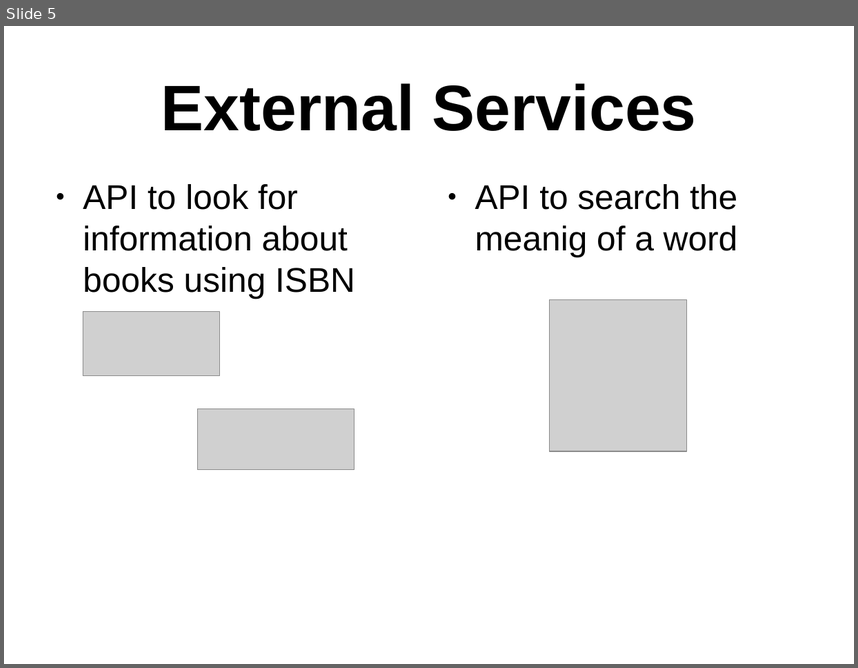
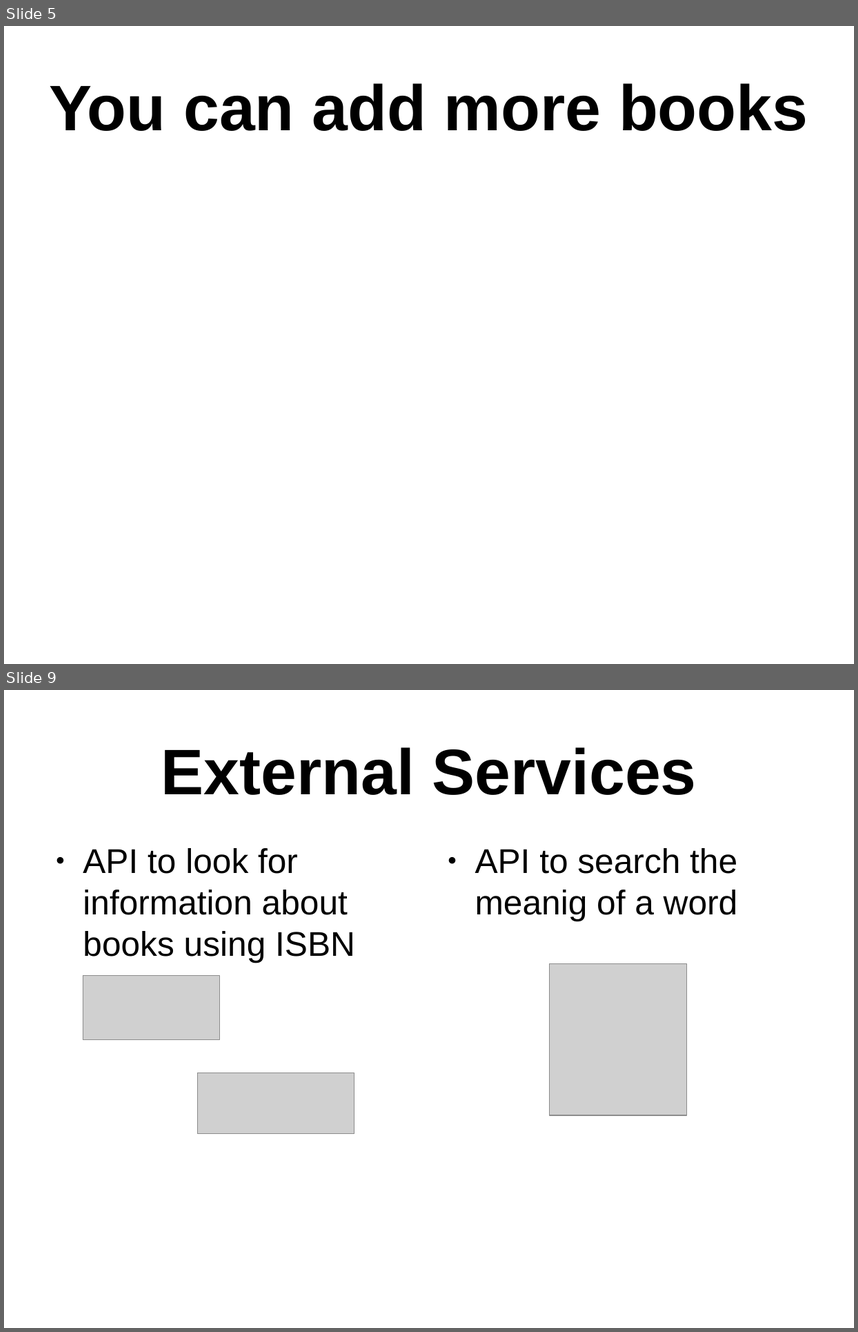
Before and after one commit to FAngelo94/Oleggo, a slide deck: Shor Presentation.odp. Shown one above the other, each under a label of ours: slide 5 before the commit, slides 5 and 9 after it; the slides between them are not shown. The pictures are 858x668 and 858x1332 pixels, drawn with LibreOffice and Linux fonts; fonts in the diff are those of the drawing; grey boxes stand for pictures. Boxes give left, top, right and bottom in pixels: in the first picture for what was removed or moved away, otherwise in the second. Text is boxed around its words. In the diff, an @@ line names an element or a change of style, - is before the commit and + after.

```diff
--- a/Shor Presentation.odp
+++ b/Shor Presentation.odp
@@ slide 5 added at (4,26,854,664), background #FFFFFF @@
@@ title added at (50,83,808,131), 60 pt, text #000000, bold @@
+You can add more books
@@ what was slide 5 is now slide 9 @@
```
Also in this commit, not shown: 4 slides changed, 4 other slides added.
